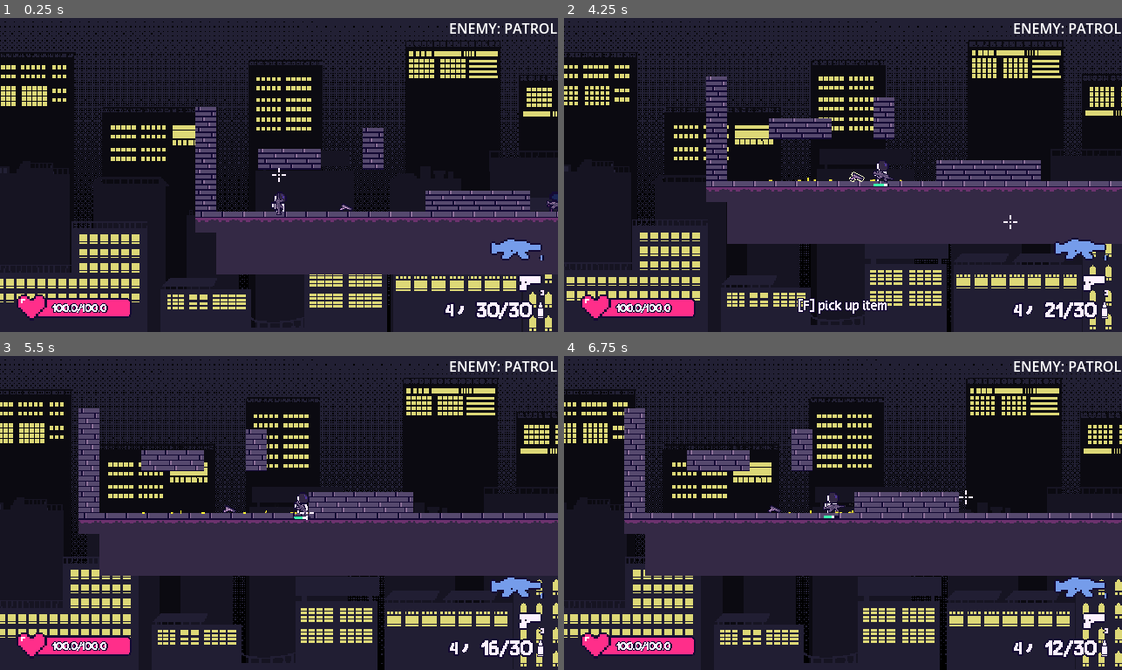
Above: before the commit, frames 1-4 (two rows, left to right).
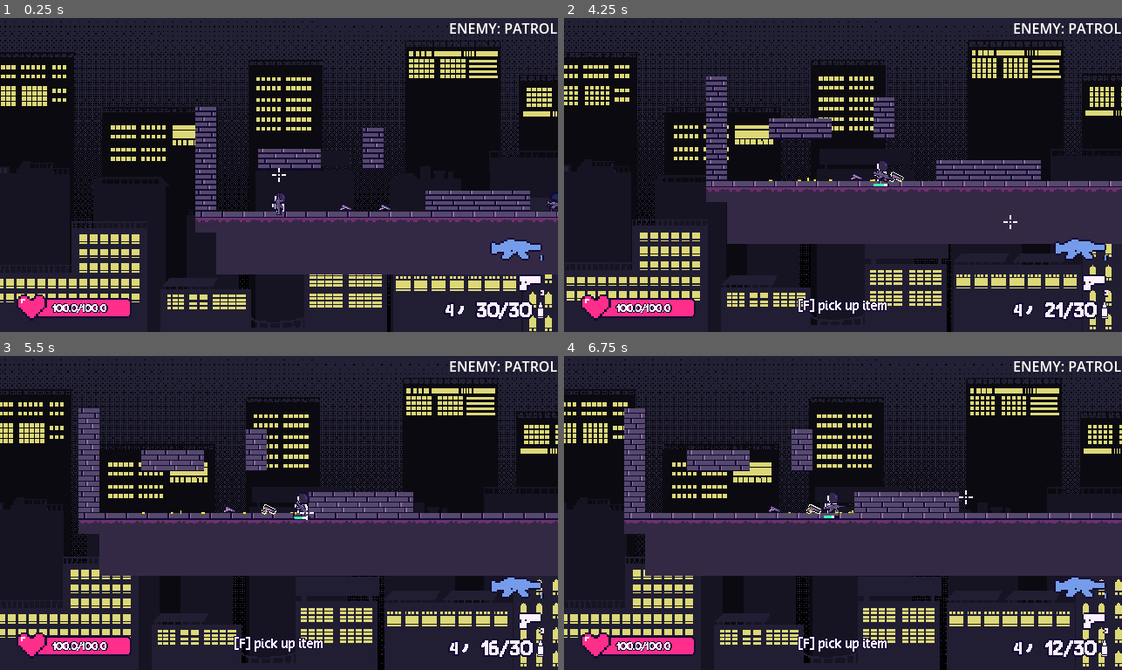
Above: after the commit, the same moments.

Repository: kyteidev/rogueshot
Game: Godot game, scene res://scenes/game_debug.tscn
The game is run twice, just before and just after one commit, with the same random seed, the same clock (stepped at 60 frames per second) and the same inputs.
Inputs (mouse positions are in pixels of both pictures, inside the frame that each line leads up to):
- Up to frame 1 (0.25 s): no input
- Up to frame 2 (4.25 s): tap Enter at 0.5 s; move the mouse to (965, 159) at 0.52 s; hold D (player_right) 0.53-1.25 s; tap F (player_interact) at 0.6, 2.1, 3.8 s; click (965, 159) at 0.67 s; tap W (player_jump) at 0.77, 3.77 s; drag from (731, 190) to (870, 171) at 1.27 s; move the mouse to (898, 105) at 2.02 s; hold A (player_left) 2.03-2.75 s; drag from (815, 237) to (675, 127) at 2.77 s; move the mouse to (1010, 222) at 3.52 s; hold D (player_right) from 3.53 s (still down); hold Shift (player_sprint) from 3.53 s (still down)
- Up to frame 3 (5.5 s): release D (player_right) at 4.25 s; release Shift (player_sprint) at 4.25 s; drag from (111, 465) to (318, 509) at 4.27 s; move the mouse to (306, 513) at 5.02 s; hold D (player_right) from 5.03 s (still down); tap 1 (weapon_primary) at 5.1 s; click (306, 513) at 5.17 s; tap F (player_interact) at 5.3 s
- Up to frame 4 (6.75 s): release D (player_right) at 5.75 s; drag from (759, 434) to (731, 528) at 5.77 s; move the mouse to (965, 497) at 6.52 s; hold A (player_left) from 6.53 s (still down); tap F (player_interact) at 6.6 s

The runs differ from the first frame. In frame 1, less than 0.1% of the frame differs, in the area x 67-70%, y 58-62%; in frame 2, less than 0.1%; in frame 3, 0.3%; in frame 4, 0.3%, in the area x 41-58%, y 47-95%.

Commit message:
show outline on closest item only

Diff:
--- a/scenes/item.tscn
+++ b/scenes/item.tscn
@@ -1,10 +1,110 @@
 [gd_scene format=3 uid="uid://pxajff0fw7pp"]
 
 [ext_resource type="Script" uid="uid://cdu5ru0y4i8fa" path="res://scripts/item.gd" id="1_4gq7n"]
-[ext_resource type="Shader" uid="uid://cwwhpbudgp8ie" path="res://shaders/outline.gdshader" id="2_s8enn"]
+
+[sub_resource type="Shader" id="Shader_4gq7n"]
+code = "/*
+MIT License
+
+Copyright (c) 2024 Julian Vos
+
+Permission is hereby granted, free of charge, to any person obtaining a copy
+of this software and associated documentation files (the \"Software\"), to deal
+in the Software without restriction, including without limitation the rights
+to use, copy, modify, merge, publish, distribute, sublicense, and/or sell
+copies of the Software, and to permit persons to whom the Software is
+furnished to do so, subject to the following conditions:
+
+The above copyright notice and this permission notice shall be included in all
+copies or substantial portions of the Software.
+
+THE SOFTWARE IS PROVIDED \"AS IS\", WITHOUT WARRANTY OF ANY KIND, EXPRESS OR
+IMPLIED, INCLUDING BUT NOT LIMITED TO THE WARRANTIES OF MERCHANTABILITY,
+FITNESS FOR A PARTICULAR PURPOSE AND NONINFRINGEMENT. IN NO EVENT SHALL THE
+AUTHORS OR COPYRIGHT HOLDERS BE LIABLE FOR ANY CLAIM, DAMAGES OR OTHER
+LIABILITY, WHETHER IN AN ACTION OF CONTRACT, TORT OR OTHERWISE, ARISING FROM,
+OUT OF OR IN CONNECTION WITH THE SOFTWARE OR THE USE OR OTHER DEALINGS IN THE
+SOFTWARE.
+*/
+
+shader_type canvas_item;
+
+uniform vec4 color : source_color = vec4(1.0);
+uniform float width : hint_range(0, 10) = 1.0;
+uniform int pattern : hint_range(0, 2) = 0; // diamond, circle, square
+uniform bool inside = false;
+uniform bool add_margins = true; // only useful when inside is false
+uniform vec2 number_of_images = vec2(1.0); // number of horizontal and vertical images in the sprite sheet
+
+varying flat vec4 modulate;
+
+void vertex() {
+	modulate = COLOR;
+
+	if (add_margins) {
+		if ((UV.x <= 0.0 || UV.x >= 1.0) && (UV.y <= 0.0 || UV.y >= 1.0)) {
+			VERTEX += (UV * 2.0 - 1.0) * width;
+		} else {
+			VERTEX += sign(VERTEX) * width; // replace sign(VERTEX) by (sign(VERTEX) * 2.0 - 1.0) if your AnimatedSprite2D isn't Centered
+		}
+	}
+}
+
+bool hasContraryNeighbour(vec2 uv, vec2 texture_pixel_size, vec2 image_top_left, vec2 image_bottom_right, sampler2D texture) {
+	for (float i = -ceil(width); i <= ceil(width); i++) {
+		float x = abs(i) > width ? width * sign(i) : i;
+		float offset;
+
+		if (pattern == 0) {
+			offset = width - abs(x);
+		} else if (pattern == 1) {
+			offset = floor(sqrt(pow(width + 0.5, 2) - x * x));
+		} else if (pattern == 2) {
+			offset = width;
+		}
+
+		for (float j = -ceil(offset); j <= ceil(offset); j++) {
+			float y = abs(j) > offset ? offset * sign(j) : j;
+			vec2 xy = uv + texture_pixel_size * vec2(x, y);
+
+			if ((xy != clamp(xy, image_top_left, image_bottom_right) || texture(texture, xy).a <= 0.0) == inside) {
+				return true;
+			}
+		}
+	}
+
+	return false;
+}
+
+void fragment() {
+	vec2 uv = UV;
+	vec2 image_top_left = floor(uv * number_of_images) / number_of_images;
+	vec2 image_bottom_right = image_top_left + vec2(1.0) / number_of_images;
+
+	if (add_margins) {
+		vec2 texture_pixel_size = vec2(1.0) / (vec2(1.0) / TEXTURE_PIXEL_SIZE + vec2(width * 2.0) * number_of_images);
+
+		uv = (uv - texture_pixel_size * width - image_top_left) * TEXTURE_PIXEL_SIZE / texture_pixel_size + image_top_left;
+
+		if (uv != clamp(uv, image_top_left, image_bottom_right)) {
+			COLOR.a = 0.0;
+		} else {
+			COLOR = texture(TEXTURE, uv) * modulate;
+		}
+	} else {
+		COLOR = texture(TEXTURE, uv) * modulate;
+	}
+
+	if ((COLOR.a > 0.0) == inside && hasContraryNeighbour(uv, TEXTURE_PIXEL_SIZE, image_top_left, image_bottom_right, TEXTURE)) {
+		COLOR.rgb = inside ? mix(COLOR.rgb, color.rgb * modulate.rgb, color.a * modulate.a) : color.rgb * modulate.rgb;
+		COLOR.a += (1.0 - COLOR.a) * color.a * modulate.a;
+	}
+}
+"
 
 [sub_resource type="ShaderMaterial" id="ShaderMaterial_atpat"]
-shader = ExtResource("2_s8enn")
+resource_local_to_scene = true
+shader = SubResource("Shader_4gq7n")
 shader_parameter/color = Color(0.98039216, 1, 0.7607843, 1)
 shader_parameter/width = 0.0
 shader_parameter/pattern = 0
--- a/scripts/characters/player.gd
+++ b/scripts/characters/player.gd
@@ -111,6 +111,9 @@
 var stamina_was_depleted := false
 
 var flipped := false
+
+var closest_item: Node2D
+var items_in_range: Array[Node2D]
 
 @onready var coyote_timer: Timer = $CoyoteTimer
 @onready var jump_buffer_timer: Timer = $JumpBufferTimer
@@ -343,6 +346,11 @@
 	inst.global_position = global_position + Vector2(50.0, -10.0)
 	inst.setup(item)
 
+	var inst2 := item_scene.instantiate()
+	get_tree().current_scene.add_child(inst2)
+	inst2.global_position = global_position + Vector2(80.0, -10.0)
+	inst2.setup(item)
+
 
 func _start_stamina_flash() -> void:
 	if stamina_tween:
@@ -432,13 +440,34 @@
 	stamina_loss_bar.value = displayed_stamina_loss
 
 
+# I just undid something and this works now???
+# DO NOT TOUCH THIS I HAVE NO IDEA WHY THIS WORKS
+# I'M TOO TIRED TO FIGURE OUT THE LOGIC RIGHT NOW
 func _on_item_pickup_area_body_entered(body: Node2D) -> void:
-	if body.has_method("show_outline"):
-		body.show_outline()
-		hud.update_hint_label(true, "player_interact", "pick up item")
-
-
+	items_in_range.append(body)
+
+	if not closest_item:
+		closest_item = body
+	else:
+		var old_dist: float = (global_position - closest_item.global_position).length()
+		var new_dist: float = (global_position - body.global_position).length()
+
+		if new_dist > old_dist:
+			closest_item.hide_outline()
+			closest_item = body
+
+	closest_item.show_outline()
+	hud.update_hint_label(true, "player_interact", "pick up item")
+
+
+# DON'T TOUCH THIS EITHER
 func _on_item_pickup_area_body_exited(body: Node2D) -> void:
 	if body.has_method("hide_outline"):
-		body.hide_outline()
-		hud.update_hint_label(false)
+		var index: int = items_in_range.find(body)
+		var popped_body: Node2D = items_in_range.pop_at(index)
+		popped_body.hide_outline()
+
+		if items_in_range.size() == 0:
+			hud.update_hint_label(false)
+		else:
+			items_in_range[0].show_outline()
